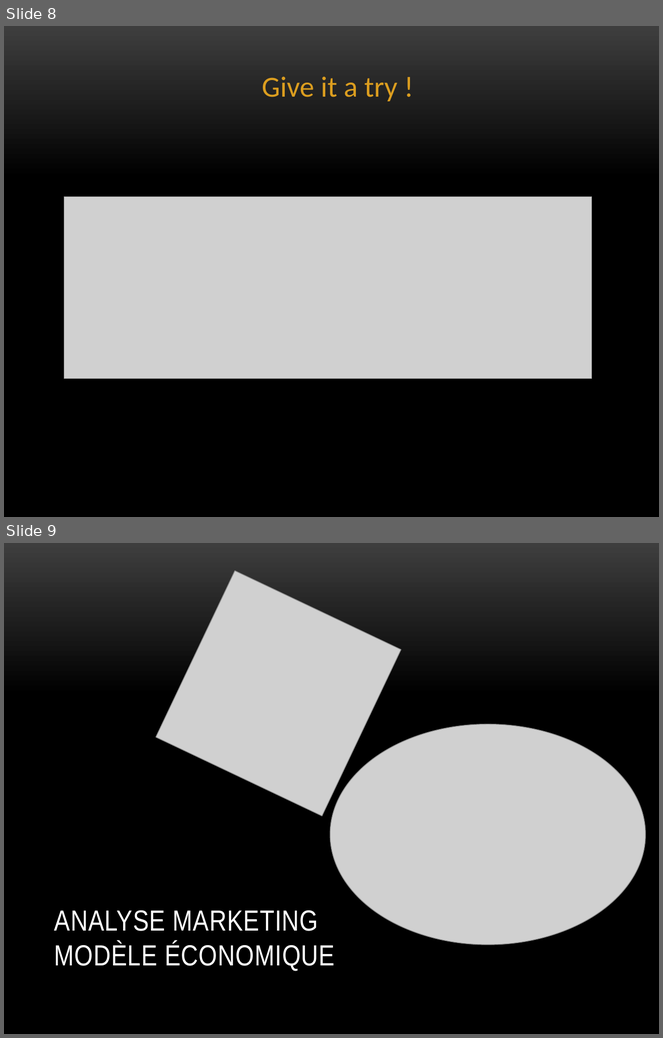
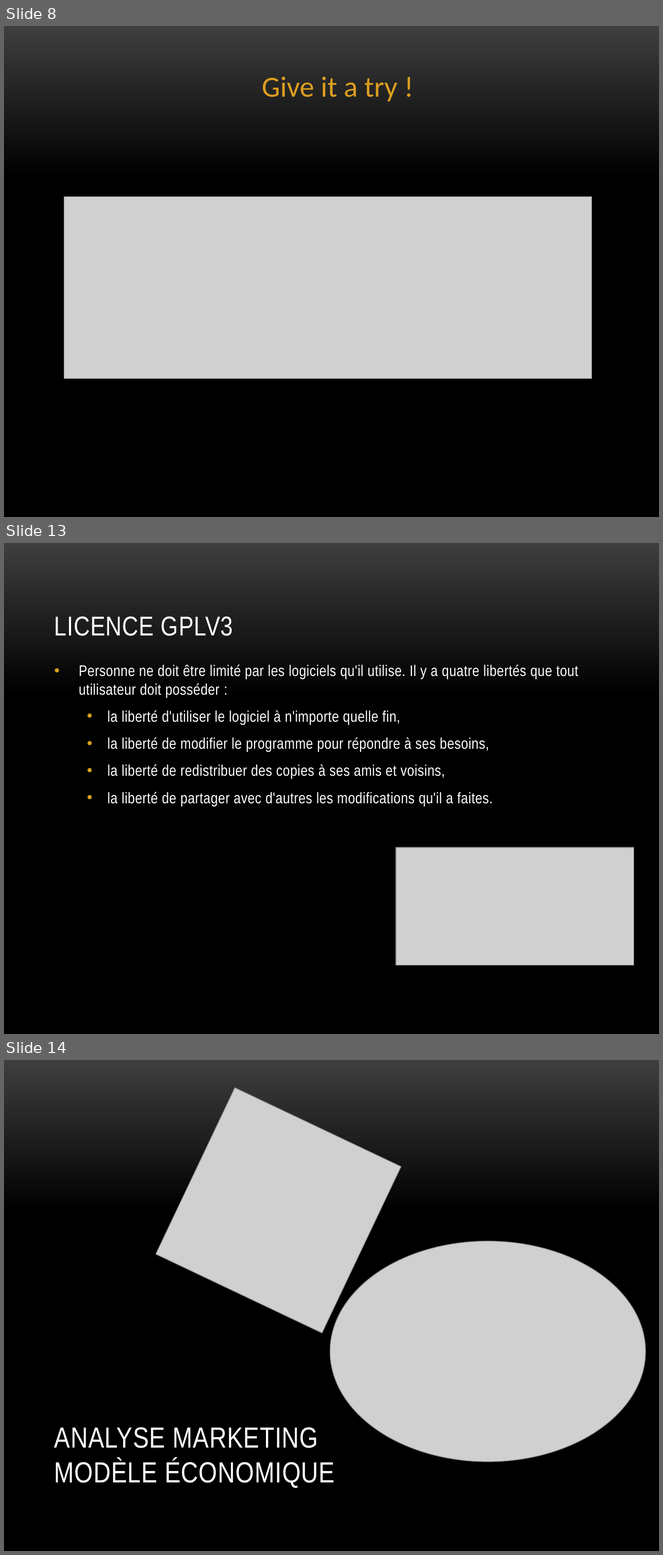
Before and after one commit to Cysios/eze2chooz, a slide deck: Livrables/Présentation Finale.pptx. Shown one above the other, each under a label of ours: slides 8 and 9 before the commit, slides 8, 13 and 14 after it; the slides between them are not shown. The pictures are 663x1038 and 663x1555 pixels, drawn with LibreOffice and Linux fonts; fonts in the diff are those of the drawing; grey boxes stand for pictures; background and template pictures are left out. Boxes give left, top, right and bottom in pixels: in the first picture for what was removed or moved away, otherwise in the second. Text is boxed around its words. In the diff, an @@ line names an element or a change of style, - is before the commit and + after.

```diff
--- a/Livrables/Présentation Finale.pptx
+++ b/Livrables/Présentation Finale.pptx
@@ slide 13 added at (4,543,659,1034), background picture (left out) @@
@@ title added at (54,616,233,636), 30 pt, text #FFFFFF @@
+LICENCE GPLV3
@@ text added at (79,665,578,807), 17 pt, text #FFFFFF @@
+• Personne ne doit être limité par les logiciels qu'il utilise. Il y a quatre libertés que tout utilisateur doit posséder :
+  • la liberté d'utiliser le logiciel à n'importe quelle fin,
+  • la liberté de modifier le programme pour répondre à ses besoins,
+  • la liberté de redistribuer des copies à ses amis et voisins,
+  • la liberté de partager avec d'autres les modifications qu'il a faites.
@@ picture added at (396,848,634,966) @@
@@ what was slide 9 is now slide 14 @@
```
Also in this commit, not shown: 2 slides changed, 4 other slides added.
